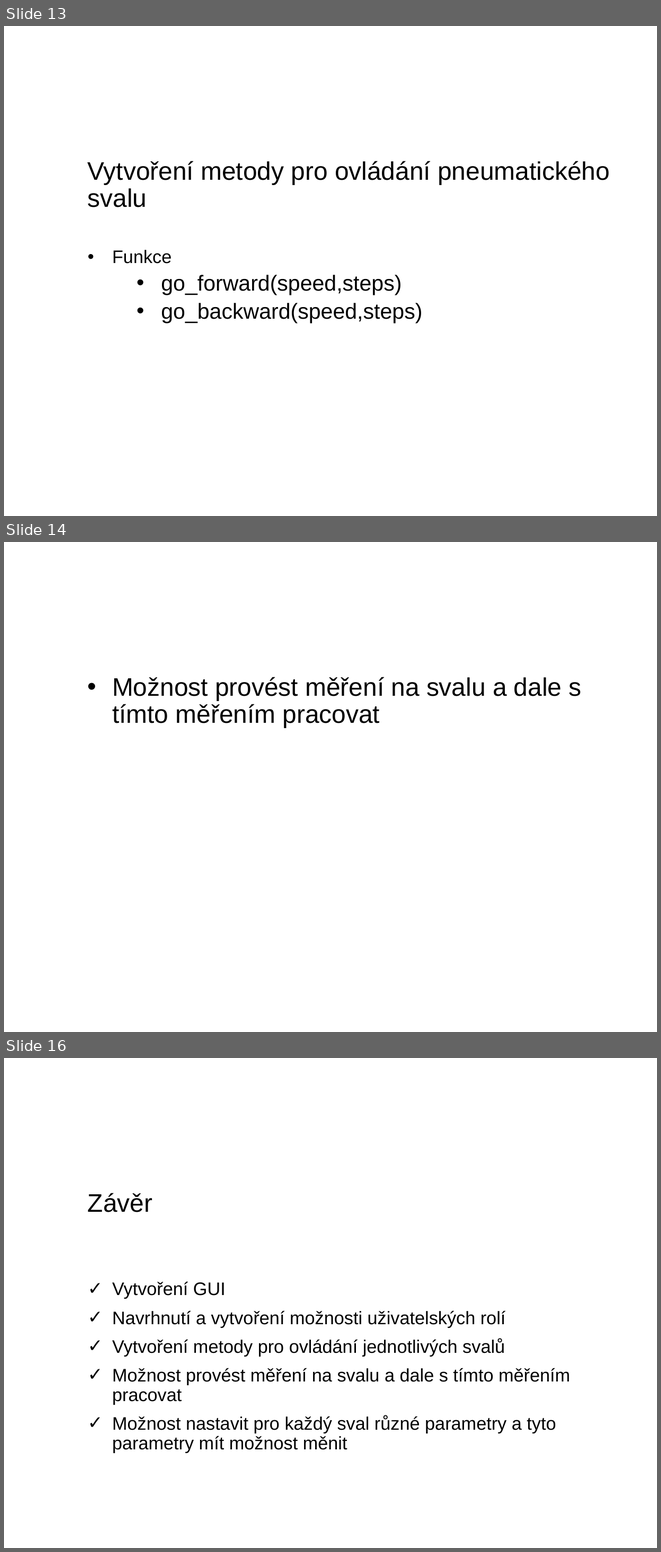
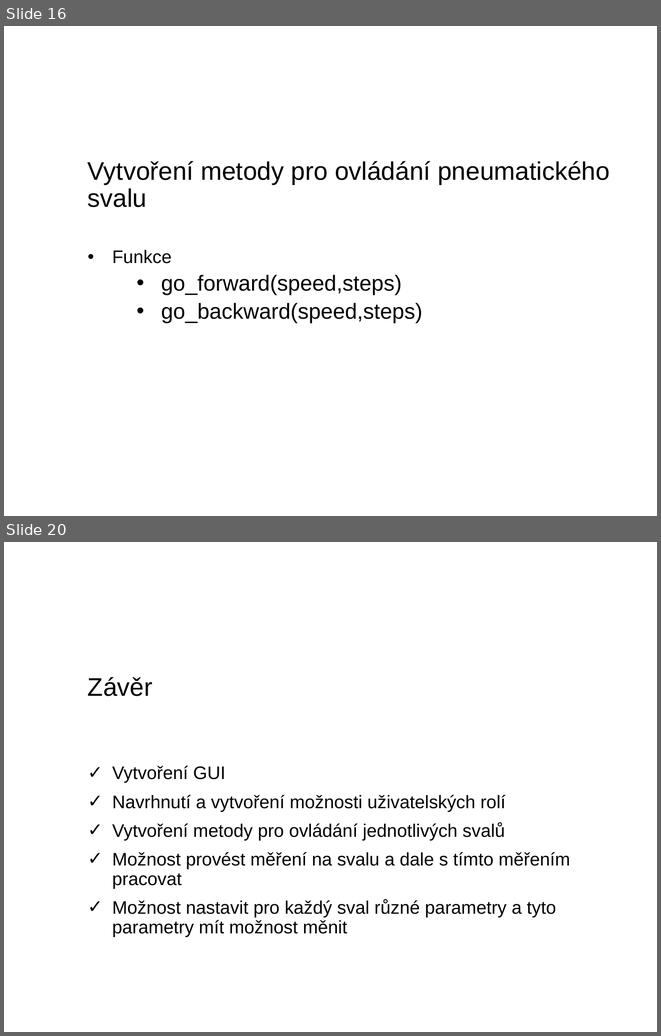
Before and after one commit to IronKnee22/Bakalarka, a slide deck: Obhajoba_darsamar.pptx. Shown one above the other, each under a label of ours: slides 13, 14 and 16 before the commit, slides 16 and 20 after it; the slides between them are not shown. The pictures are 661x1552 and 661x1036 pixels, drawn with LibreOffice and Linux fonts; fonts in the diff are those of the drawing; background and template pictures are left out. Boxes give left, top, right and bottom in pixels: in the first picture for what was removed or moved away, otherwise in the second. Text is boxed around its words. In the diff, an @@ line names an element or a change of style, - is before the commit and + after.

```diff
--- a/Obhajoba_darsamar.pptx
+++ b/Obhajoba_darsamar.pptx
@@ slide 14 removed at (4,542,657,1032), background #FFFFFF @@
@@ title removed at (112,677,582,728) @@
-• Možnost provést měření na svalu a dale s tímto měřením pracovat
@@ what was slide 13 is now slide 16 @@
@@ what was slide 16 is now slide 20 @@
```
Also in this commit, not shown: 2 slides changed, 9 slides added, 4 other slides removed.
